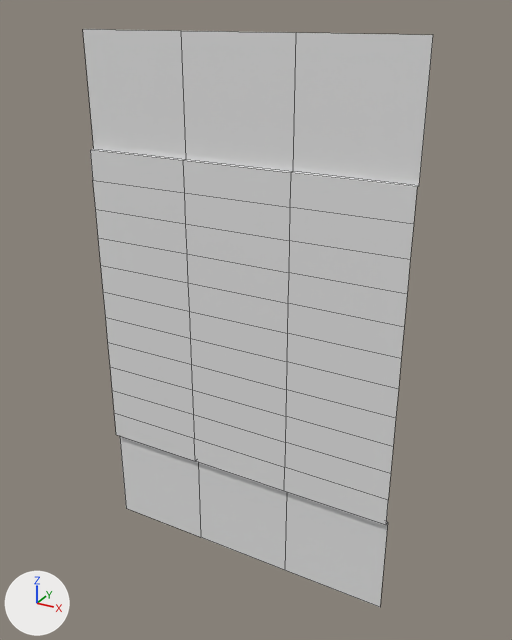
The FBX model Assets/Models/Traffic/Roads/Prop_Road_StraightCrossing.fbx: old version first, new version second.
The view is the same before and after, from a 50 mm camera at (-18.83, -11.38, 6.02) aimed at (-24.41, -1.22, 0.94). Arrows for +X, +Y and +Z are at lower left; the lights stay in place. Mesh edges are drawn as thin lines. Where no turn or scale is listed for an object, it has been applied to the vertices.

Objects in the first picture: 'Prop_Road_StraightCrossing'.
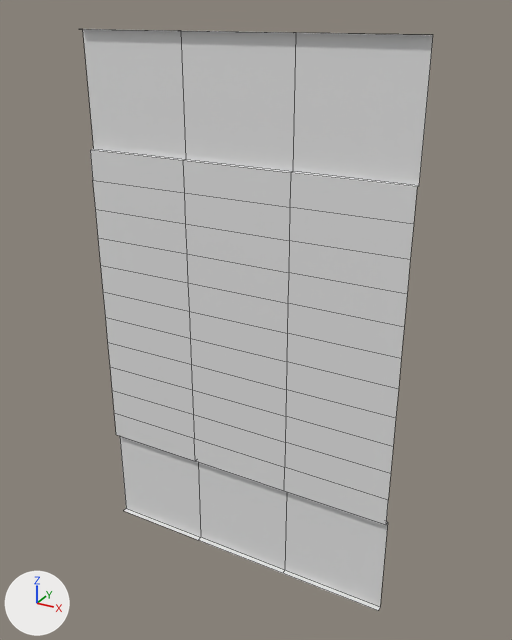
Commit message: Updated road assets

Location of each change, [x1, y1, x2, y2] in pixels of the pictures (512 x 640 px):
'Prop_Road_StraightCrossing', reshaped
    before: [83, 29, 433, 607]
    after: [83, 29, 433, 611]
part 1 of me_mesh_road_straightcrossing, added
    after: [93, 29, 405, 611]

Patch to the scene script:
```diff
--- a/Assets/Models/Traffic/Roads/Prop_Road_StraightCrossing.fbx.py
+++ b/Assets/Models/Traffic/Roads/Prop_Road_StraightCrossing.fbx.py
@@ me_mesh_road_straightcrossing @@
 me_mesh_road_straightcrossing.from_pydata(...)  # 64 vertices, 45 faces; spans x -6.0..0.0, y 0.0..0.1, z -5.0..5.0
 # used by ob_prop_road_straightcrossing; location = (-21.64, -1.51, 0.7)
 # verts and faces of me_mesh_road_straightcrossing; kept vertices keep their numbers, new ones are numbered from 64
 # before: 8 (-6.0, 0.1, 5.0) at pixel (82, 29), 9 (0.0, 0.1, 5.0) at pixel (433, 34), 10 (-6.0, 0.1, -5.0) at pixel (126, 508), 11 (0.0, 0.1, -5.0) at pixel (380, 607), 20 (-4.0, 0.1, 5.0) at pixel (181, 30)
 # before: 21 (-2.0, 0.1, 5.0) at pixel (296, 32), 22 (-2.0, 0.1, -5.0) at pixel (284, 570), 23 (-4.0, 0.1, -5.0) at pixel (200, 537)
+# me_mesh_road_straightcrossing part 1
+for new, old in zip([*range(64, 72)], [*range(8, 12), *range(20, 24)]): verts[new] = verts[old] + (0.0, -0.1, 0.0)
+faces += [(22, 70, 71, 23), (20, 68, 69, 21), (9, 21, 69, 65), (11, 67, 70, 22), (10, 23, 71, 66), (8, 64, 68, 20)]  # mat_mat_sidewalk (white #e7e7e7)
 me_mesh_road_straightcrossing.materials.append(mat_mat_road)
```
